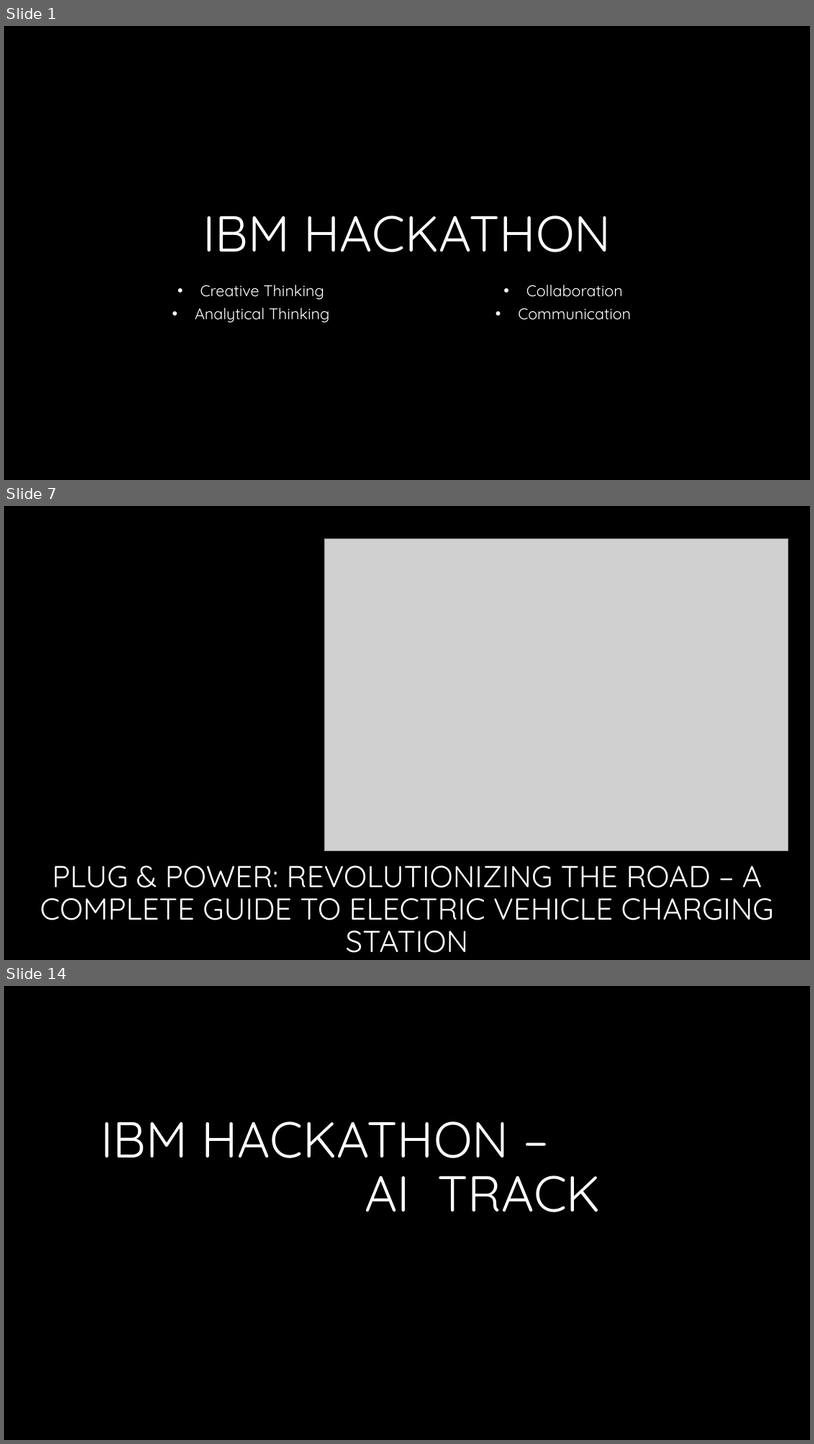
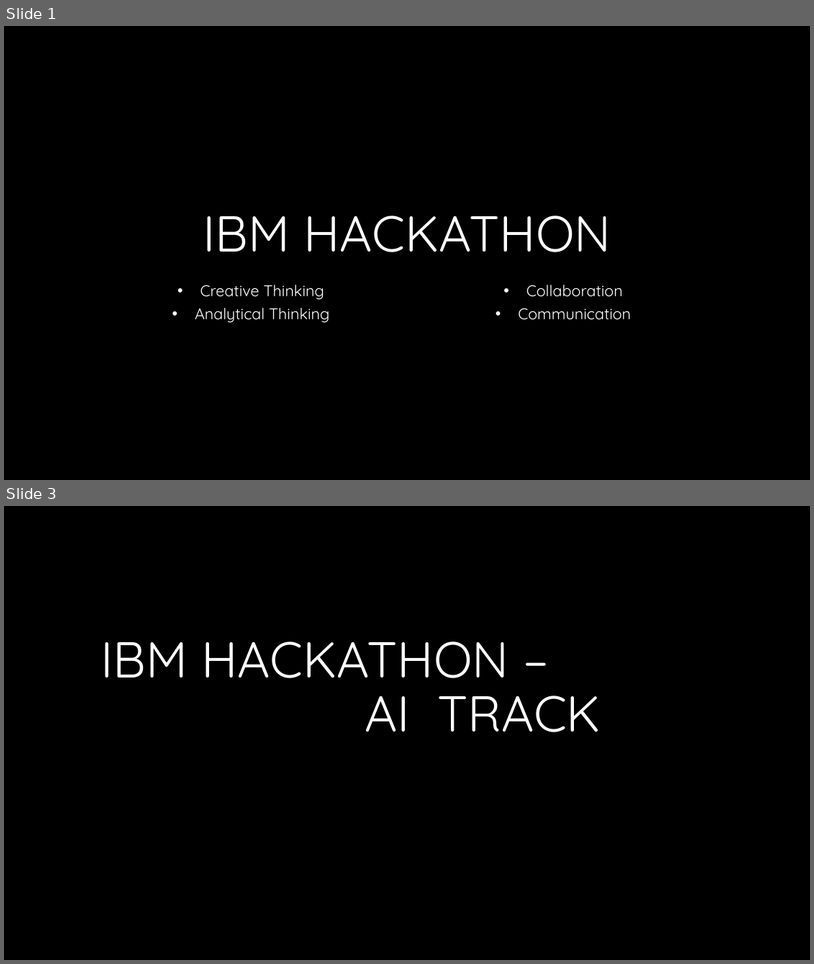
Before and after one commit to VictoriousMango/IBM-AI-Track, a slide deck: Basic Planner.pptx. Shown one above the other, each under a label of ours: slides 1, 7 and 14 before the commit, slides 1 and 3 after it; the slides between them are not shown. The pictures are 814x1444 and 814x964 pixels, drawn with LibreOffice and Linux fonts; fonts in the diff are those of the drawing; grey boxes stand for pictures; background and template pictures are left out. Boxes give left, top, right and bottom in pixels: in the first picture for what was removed or moved away, otherwise in the second. Text is boxed around its words. In the diff, an @@ line names an element or a change of style, - is before the commit and + after.

```diff
--- a/Basic Planner.pptx
+++ b/Basic Planner.pptx
@@ slide 7 removed at (4,506,810,960), background #000000 @@
@@ picture removed at (324,538,790,851) @@
@@ title removed at (40,865,774,952) @@
-PLUG & POWER: REVOLUTIONIZING THE ROAD – A COMPLETE GUIDE TO ELECTRIC VEHICLE CHARGING STATION
@@ what was slide 14 is now slide 3 @@
```
Also in this commit, not shown: 1 slide changed, 10 other slides removed.
